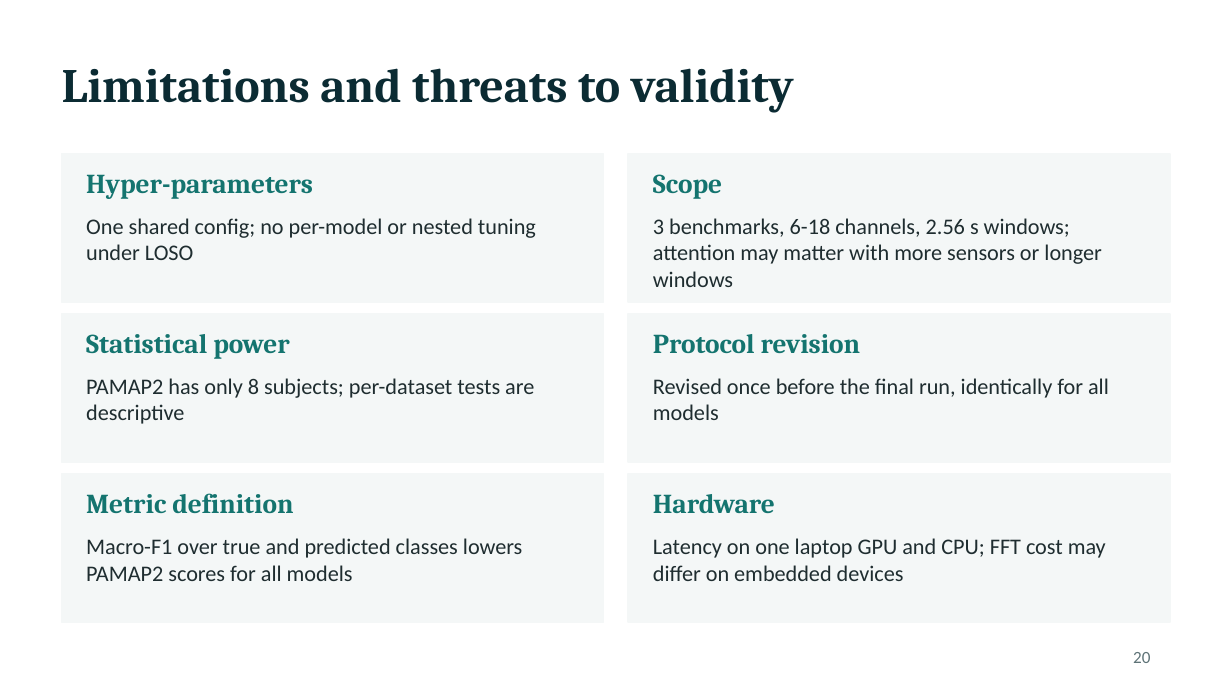
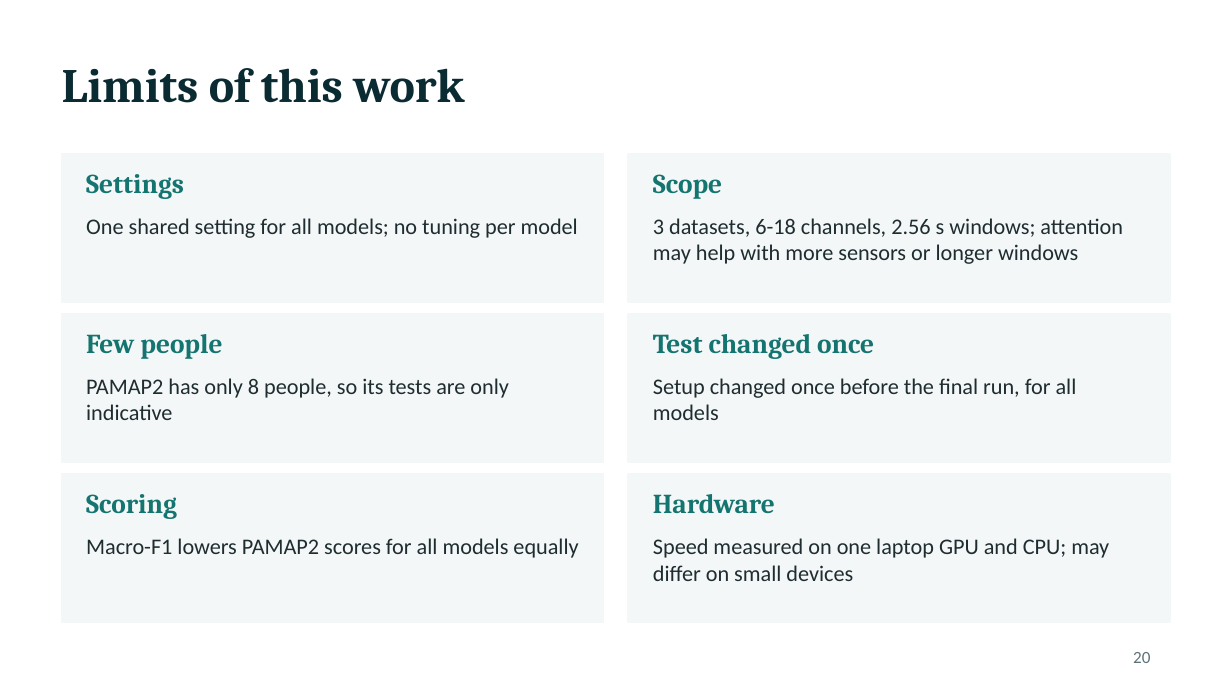
Before and after one commit to himanshmunjal/Dual-attention-HAR, a slide deck: slide 20 of presentation/HAR_Review_Presentation.pptx. Drawn at 1232x693 pixels with LibreOffice and Linux fonts; fonts in the diff are those of the drawing. Boxes give left, top, right and bottom in pixels: in the first picture for what was removed or moved away, otherwise in the second. Text is boxed around its words. In the diff, an @@ line names an element or a change of style, - is before the commit and + after.

```diff
--- a/presentation/HAR_Review_Presentation.pptx
+++ b/presentation/HAR_Review_Presentation.pptx
@@ title at bbox=[62, 68, 464, 103]: text changed @@
-Limitations and threats to validity
+Limits of this work
@@ text at bbox=[86, 174, 184, 199]: text changed @@
-Hyper-parameters
+Settings
@@ text at bbox=[86, 218, 578, 238]: text changed @@
-One shared config; no per-model or nested tuning under LOSO
+One shared setting for all models; no tuning per model
@@ text at bbox=[653, 218, 1123, 264]: text changed @@
-3 benchmarks, 6-18 channels, 2.56 s windows; attention may matter with more sensors or longer windows
+3 datasets, 6-18 channels, 2.56 s windows; attention may help with more sensors or longer windows
@@ text at bbox=[86, 334, 222, 359]: text changed @@
-Statistical power
+Few people
@@ text at bbox=[653, 334, 874, 359]: text changed @@
-Protocol revision
+Test changed once
@@ text at bbox=[86, 378, 508, 420]: text changed @@
-PAMAP2 has only 8 subjects; per-dataset tests are descriptive
+PAMAP2 has only 8 people, so its tests are only indicative
@@ text at bbox=[653, 378, 1077, 420]: text changed @@
-Revised once before the final run, identically for all models
+Setup changed once before the final run, for all models
@@ text at bbox=[86, 494, 177, 519]: text changed @@
-Metric definition
+Scoring
@@ text at bbox=[86, 538, 578, 558]: text changed @@
-Macro-F1 over true and predicted classes lowers PAMAP2 scores for all models
+Macro-F1 lowers PAMAP2 scores for all models equally
@@ text at bbox=[653, 538, 1109, 581]: text changed @@
-Latency on one laptop GPU and CPU; FFT cost may differ on embedded devices
+Speed measured on one laptop GPU and CPU; may differ on small devices
```
Also in this commit, not shown: 21 other slides changed, 17 other files.
